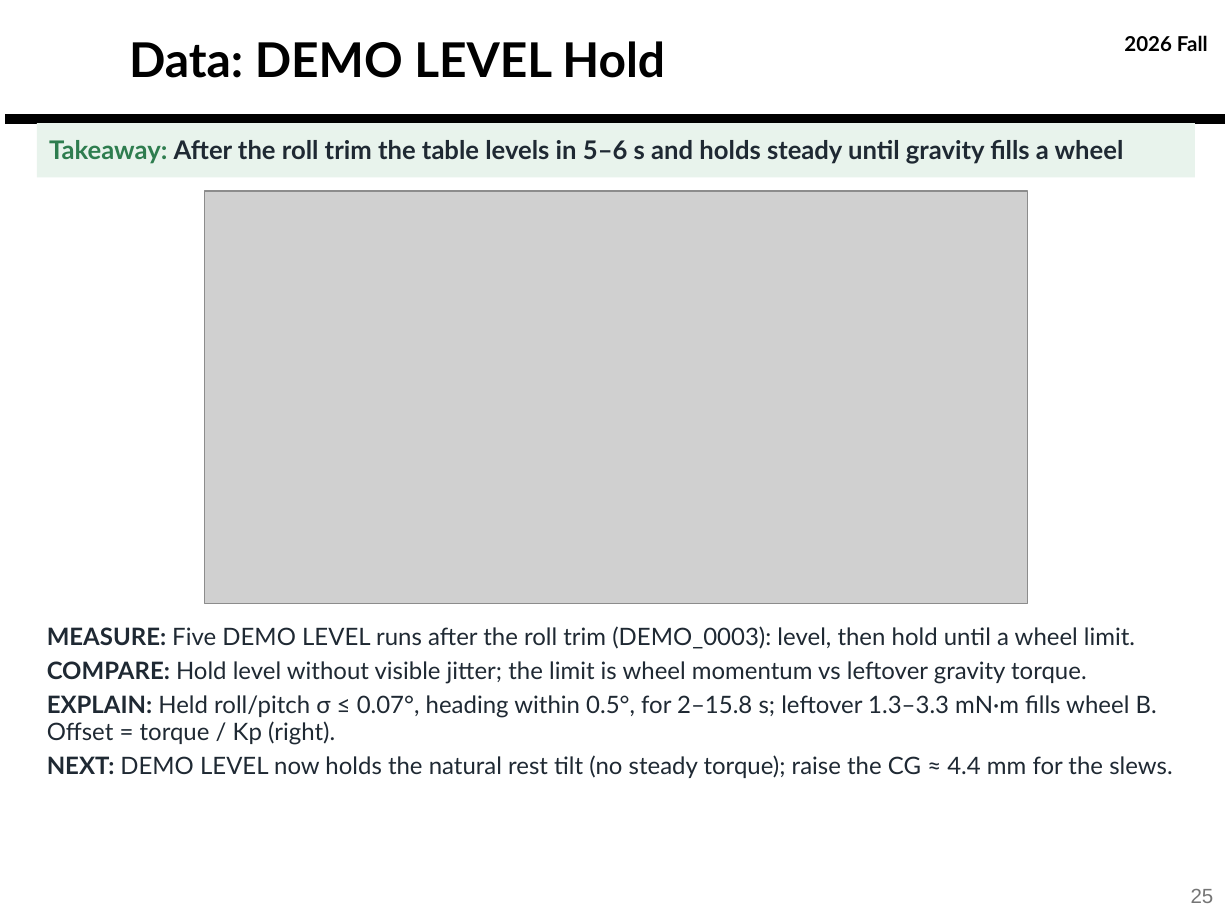
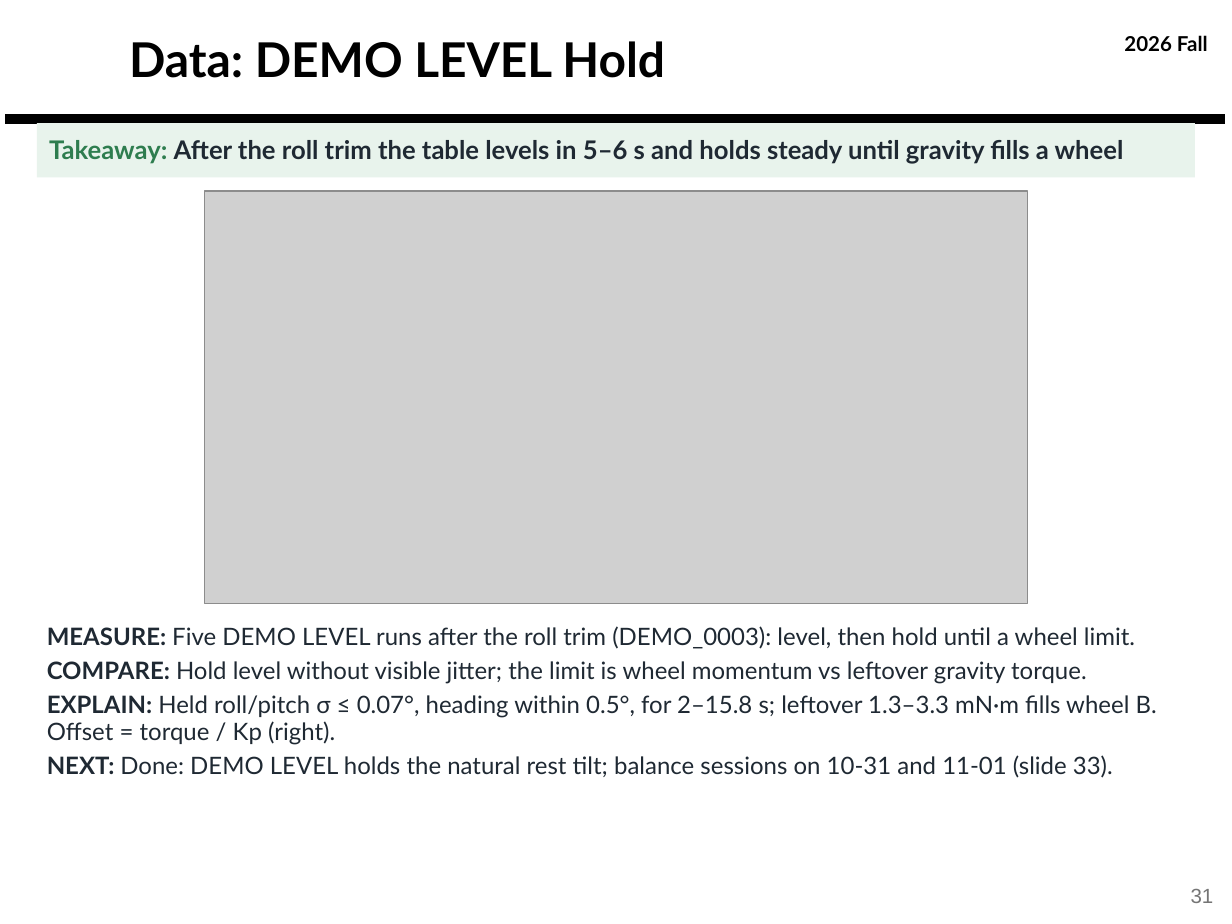
Before and after one commit to derek-weissinger-usafa/Astro-331-Lab-8, a slide deck: slide 31 of Reports/Astro 331 Lab 8_2_3 Body Final Pres.pptx (slide 25 before the commit). Drawn at 1232x924 pixels with LibreOffice and Linux fonts; fonts in the diff are those of the drawing; grey boxes stand for pictures; background and template pictures are left out. Boxes give left, top, right and bottom in pixels: in the first picture for what was removed or moved away, otherwise in the second. Text is boxed around its words. In the diff, an @@ line names an element or a change of style, - is before the commit and + after.

```diff
--- a/Reports/Astro 331 Lab 8_2_3 Body Final Pres.pptx
+++ b/Reports/Astro 331 Lab 8_2_3 Body Final Pres.pptx
@@ text at bbox=[47, 755, 1113, 778]: text changed @@
-NEXT: DEMO LEVEL now holds the natural rest tilt (no steady torque); raise the CG ≈ 4.4 mm for the slews.
+NEXT: Done: DEMO LEVEL holds the natural rest tilt; balance sessions on 10-31 and 11-01 (slide 33).
@@ page number at bbox=[1191, 889, 1214, 903]: text changed @@
-25
+31
```
Also in this commit, not shown: 11 other slides changed, 22 slides added, 8 other files.
